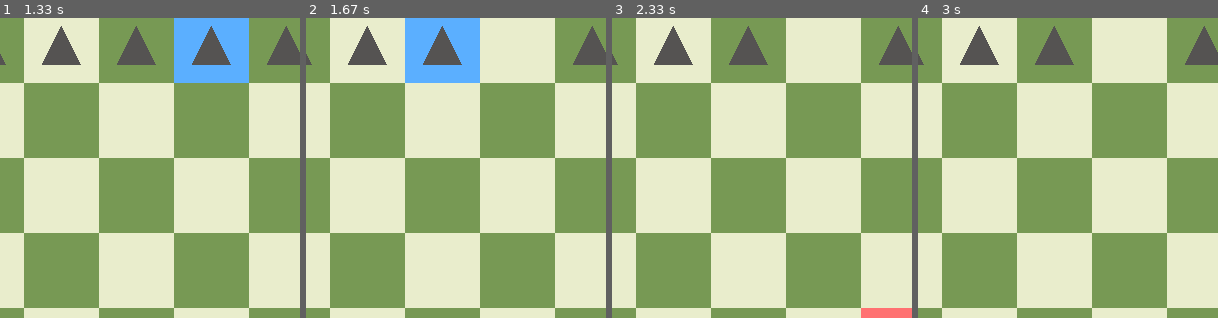
Above: before the commit, frames 1-4 (left to right).
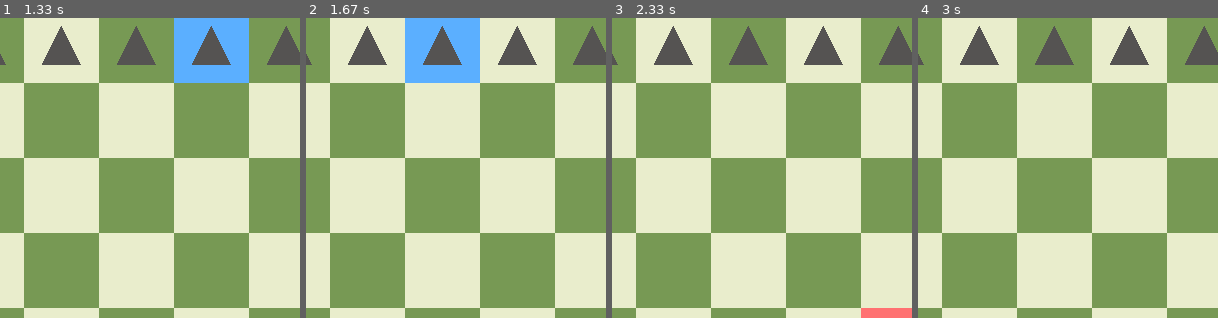
Above: after the commit, the same moments.

Repository: caleb-james-smith/PyGameChess
Game: pygame game, started from play.py
The game is run twice, just before and just after one commit, with the same random seed, the same clock (stepped at 60 frames per second) and the same inputs.
Inputs (mouse positions are % of the whole screen's width and height, from its top left):
- Up to frame 1 (1.33 s): click (50, 50) at 0.38 s; click (26, 51) at 0.72 s; click (65, 15) at 1.05 s
- Up to frame 2 (1.67 s): click (52, 16) at 1.38 s
- Up to frame 3 (2.33 s): click (51, 60) at 1.72 s; click (76, 66) at 2.05 s
- Up to frame 4 (3 s): click (76, 41) at 2.38 s; click (18, 60) at 2.72 s
The pictures show only the part of the screen within x 34-84%, y 14-64%; the shares and areas given below are measured in that part.

Frame 1 is identical in both runs. In frame 2, 0.9% of the frame differs, in the area x 64-77%, y 2-16%; in frame 3, 0.9%; in frame 4, 0.9%.

Commit message:
Define movement for all pieces. Right now, pieces can jump (cannot be blocked).

Diff:
--- a/piece.py
+++ b/piece.py
@@ -1,11 +1,11 @@
 # Piece class and subclasses
 
 # TODO:
-# - Define how each piece can move
 # DONE:
 # - Create piece class (superclass or base class)
 # - Create subclass for each type of piece
 # - Define how each type of piece is drawn
+# - Define how each piece can move
 
 class Piece:
     def __init__(self, color, position):
@@ -129,161 +129,175 @@
     # - Independent of other pieces (empty board)
     def GetValidMoves(self):
         moves = []
-        position = self.GetPosition()
-        piece_x, piece_y = position
+        color = self.GetColor()
+        position = self.GetPosition()
+        piece_x, piece_y = position
+        # Movement for pawn
+        # Assume white pawns move up (decreasing y)
+        if color == "white":
+            for y in range(8):
+                y_diff = y - piece_y
+                # Move forward one square
+                if y_diff == -1:
+                    moves.append([piece_x, y])
+                # Move forward two squares
+                if piece_y == 6:
+                    if y_diff == -2:
+                        moves.append([piece_x, y])
+        # Assume black pawns move down (increasing y)
+        if color == "black":
+            for y in range(8):
+                y_diff = y - piece_y
+                # Move forward one square
+                if y_diff == 1:
+                    moves.append([piece_x, y])
+                # Move forward two squares
+                if piece_y == 1:
+                    if y_diff == 2:
+                        moves.append([piece_x, y])
+        return moves
+
+class Knight(Piece):
+    def __init__(self, color, position):
+        super().__init__(color, position)
+        self.SetupValueAndName(2)
+
+    def Draw(self, game, screen, color, x_position, y_position, size):
+        # knight: triangle pointing left
+        points = [(x_position + size, y_position - 1.5 * size), (x_position + size, y_position + 1.5 * size), (x_position - size, y_position)]
+        game.draw.polygon(screen, color, points, 0)
+
+    # Get valid moves
+    # - Constrained to an empty board
+    # - Independent of other pieces (empty board)
+    def GetValidMoves(self):
+        moves = []
+        position = self.GetPosition()
+        piece_x, piece_y = position
+        # Movement for knight
         # Check all x, y positions on the board
         for x in range(8):
             for y in range(8):
                 x_diff = x - piece_x
                 y_diff = y - piece_y
-                # movement for king
-                if abs(x_diff) <= 1 and abs(y_diff) <= 1:
-                    # cannot move to current position
+                if (abs(x_diff) == 2 and abs(y_diff) == 1) or (abs(x_diff) == 1 and abs(y_diff) == 2):
+                    # Cannot move to current position
                     if not (x_diff == 0 and y_diff == 0):
                         moves.append([x, y])
         return moves
 
-class Knight(Piece):
-    def __init__(self, color, position):
-        super().__init__(color, position)
-        self.SetupValueAndName(2)
-
-    def Draw(self, game, screen, color, x_position, y_position, size):
-        # knight: triangle pointing left
-        points = [(x_position + size, y_position - 1.5 * size), (x_position + size, y_position + 1.5 * size), (x_position - size, y_position)]
-        game.draw.polygon(screen, color, points, 0)
-
-    # Get valid moves
-    # - Constrained to an empty board
-    # - Independent of other pieces (empty board)
-    def GetValidMoves(self):
-        moves = []
-        position = self.GetPosition()
-        piece_x, piece_y = position
+class Bishop(Piece):
+    def __init__(self, color, position):
+        super().__init__(color, position)
+        self.SetupValueAndName(3)
+
+    def Draw(self, game, screen, color, x_position, y_position, size):
+        # bishop: tall triangle
+        points = [(x_position - size, y_position + 1.5 * size), (x_position + size, y_position + 1.5 * size), (x_position, y_position - 1.5 * size)]
+        game.draw.polygon(screen, color, points, 0)
+
+    # Get valid moves
+    # - Constrained to an empty board
+    # - Independent of other pieces (empty board)
+    def GetValidMoves(self):
+        moves = []
+        position = self.GetPosition()
+        piece_x, piece_y = position
+        # Movement for bishop
         # Check all x, y positions on the board
         for x in range(8):
             for y in range(8):
                 x_diff = x - piece_x
                 y_diff = y - piece_y
-                # movement for king
-                if abs(x_diff) <= 1 and abs(y_diff) <= 1:
-                    # cannot move to current position
+                if abs(x_diff) == abs(y_diff):
+                    # Cannot move to current position
                     if not (x_diff == 0 and y_diff == 0):
                         moves.append([x, y])
         return moves
 
-class Bishop(Piece):
-    def __init__(self, color, position):
-        super().__init__(color, position)
-        self.SetupValueAndName(3)
-
-    def Draw(self, game, screen, color, x_position, y_position, size):
-        # bishop: tall triangle
-        points = [(x_position - size, y_position + 1.5 * size), (x_position + size, y_position + 1.5 * size), (x_position, y_position - 1.5 * size)]
-        game.draw.polygon(screen, color, points, 0)
-
-    # Get valid moves
-    # - Constrained to an empty board
-    # - Independent of other pieces (empty board)
-    def GetValidMoves(self):
-        moves = []
-        position = self.GetPosition()
-        piece_x, piece_y = position
+class Rook(Piece):
+    def __init__(self, color, position):
+        super().__init__(color, position)
+        self.SetupValueAndName(4)
+
+    def Draw(self, game, screen, color, x_position, y_position, size):
+        # rook: tall rectangle
+        points = [(x_position - size, y_position - 1.5 * size), (x_position + size, y_position - 1.5 * size), (x_position + size, y_position + 1.5 * size), (x_position - size, y_position + 1.5 * size)]
+        game.draw.polygon(screen, color, points, 0)
+
+    # Get valid moves
+    # - Constrained to an empty board
+    # - Independent of other pieces (empty board)
+    def GetValidMoves(self):
+        moves = []
+        position = self.GetPosition()
+        piece_x, piece_y = position
+
+        # Movement for rook
+        for x in range(8):
+            # Cannot move to current position
+            if not x == piece_x:
+                moves.append([x, piece_y])
+        for y in range(8):
+            # Cannot move to current position
+            if not y == piece_y:
+                moves.append([piece_x, y])
+        return moves
+
+class Queen(Piece):
+    def __init__(self, color, position):
+        super().__init__(color, position)
+        self.SetupValueAndName(5)
+
+    def Draw(self, game, screen, color, x_position, y_position, size):
+        # queen: pentagon
+        points = [(x_position - size, y_position + 1.5 * size), (x_position - 1.5 * size, y_position), (x_position, y_position - 1.5 * size), (x_position + 1.5 * size, y_position), (x_position + size, y_position + 1.5 * size)]
+        game.draw.polygon(screen, color, points, 0)
+
+    # Get valid moves
+    # - Constrained to an empty board
+    # - Independent of other pieces (empty board)
+    def GetValidMoves(self):
+        moves = []
+        position = self.GetPosition()
+        piece_x, piece_y = position
+        # Movement for queen
         # Check all x, y positions on the board
         for x in range(8):
             for y in range(8):
                 x_diff = x - piece_x
                 y_diff = y - piece_y
-                # movement for king
-                if abs(x_diff) <= 1 and abs(y_diff) <= 1:
-                    # cannot move to current position
+                if abs(x_diff) == abs(y_diff) or x_diff == 0 or y_diff == 0:
+                    # Cannot move to current position
                     if not (x_diff == 0 and y_diff == 0):
                         moves.append([x, y])
         return moves
 
-class Rook(Piece):
-    def __init__(self, color, position):
-        super().__init__(color, position)
-        self.SetupValueAndName(4)
-
-    def Draw(self, game, screen, color, x_position, y_position, size):
-        # rook: tall rectangle
-        points = [(x_position - size, y_position - 1.5 * size), (x_position + size, y_position - 1.5 * size), (x_position + size, y_position + 1.5 * size), (x_position - size, y_position + 1.5 * size)]
-        game.draw.polygon(screen, color, points, 0)
-
-    # Get valid moves
-    # - Constrained to an empty board
-    # - Independent of other pieces (empty board)
-    def GetValidMoves(self):
-        moves = []
-        position = self.GetPosition()
-        piece_x, piece_y = position
+class King(Piece):
+    def __init__(self, color, position):
+        super().__init__(color, position)
+        self.SetupValueAndName(6)
+
+    def Draw(self, game, screen, color, x_position, y_position, size):
+        # king: square
+        points = [(x_position - size, y_position - size), (x_position + size, y_position - size), (x_position + size, y_position + size), (x_position - size, y_position + size)]
+        game.draw.polygon(screen, color, points, 0)
+
+    # Get valid moves
+    # - Constrained to an empty board
+    # - Independent of other pieces (empty board)
+    def GetValidMoves(self):
+        moves = []
+        position = self.GetPosition()
+        piece_x, piece_y = position
+        # Movement for king
         # Check all x, y positions on the board
         for x in range(8):
             for y in range(8):
                 x_diff = x - piece_x
                 y_diff = y - piece_y
-                # movement for king
                 if abs(x_diff) <= 1 and abs(y_diff) <= 1:
-                    # cannot move to current position
+                    # Cannot move to current position
                     if not (x_diff == 0 and y_diff == 0):
                         moves.append([x, y])
         return moves
-
-class Queen(Piece):
-    def __init__(self, color, position):
-        super().__init__(color, position)
-        self.SetupValueAndName(5)
-
-    def Draw(self, game, screen, color, x_position, y_position, size):
-        # queen: pentagon
-        points = [(x_position - size, y_position + 1.5 * size), (x_position - 1.5 * size, y_position), (x_position, y_position - 1.5 * size), (x_position + 1.5 * size, y_position), (x_position + size, y_position + 1.5 * size)]
-        game.draw.polygon(screen, color, points, 0)
-
-    # Get valid moves
-    # - Constrained to an empty board
-    # - Independent of other pieces (empty board)
-    def GetValidMoves(self):
-        moves = []
-        position = self.GetPosition()
-        piece_x, piece_y = position
-        # Check all x, y positions on the board
-        for x in range(8):
-            for y in range(8):
-                x_diff = x - piece_x
-                y_diff = y - piece_y
-                # movement for king
-                if abs(x_diff) <= 1 and abs(y_diff) <= 1:
-                    # cannot move to current position
-                    if not (x_diff == 0 and y_diff == 0):
-                        moves.append([x, y])
-        return moves
-
-class King(Piece):
-    def __init__(self, color, position):
-        super().__init__(color, position)
-        self.SetupValueAndName(6)
-
-    def Draw(self, game, screen, color, x_position, y_position, size):
-        # king: square
-        points = [(x_position - size, y_position - size), (x_position + size, y_position - size), (x_position + size, y_position + size), (x_position - size, y_position + size)]
-        game.draw.polygon(screen, color, points, 0)
-
-    # Get valid moves
-    # - Constrained to an empty board
-    # - Independent of other pieces (empty board)
-    def GetValidMoves(self):
-        moves = []
-        position = self.GetPosition()
-        piece_x, piece_y = position
-        # Check all x, y positions on the board
-        for x in range(8):
-            for y in range(8):
-                x_diff = x - piece_x
-                y_diff = y - piece_y
-                # movement for king
-                if abs(x_diff) <= 1 and abs(y_diff) <= 1:
-                    # cannot move to current position
-                    if not (x_diff == 0 and y_diff == 0):
-                        moves.append([x, y])
-        return moves
